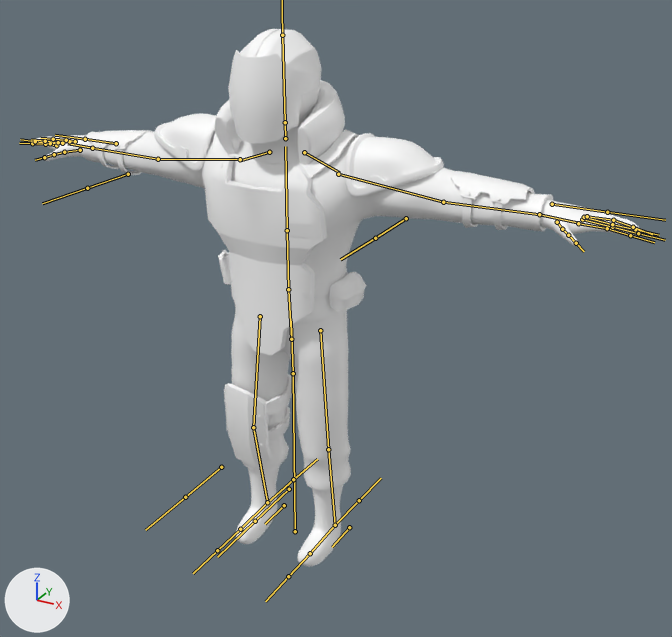
A saved change to the FBX model EnforcerMod_Unity/Enforcer/Assets/FBX/EnforcerV420.fbx.
Camera for both pictures: a 50 mm lens placed at (16.0, -25.7, 22.5), pointed at (2.0, -0.1, 9.7). Lighting does not change. The marker at lower left points along +X, +Y and +Z. Both versions are drawn at frame 1 of the action 'Armature|WalkForward.001'; the numbers are the values there. The bones that bend it are drawn over the model as lines.

In view in the first picture: 'SexBody'.
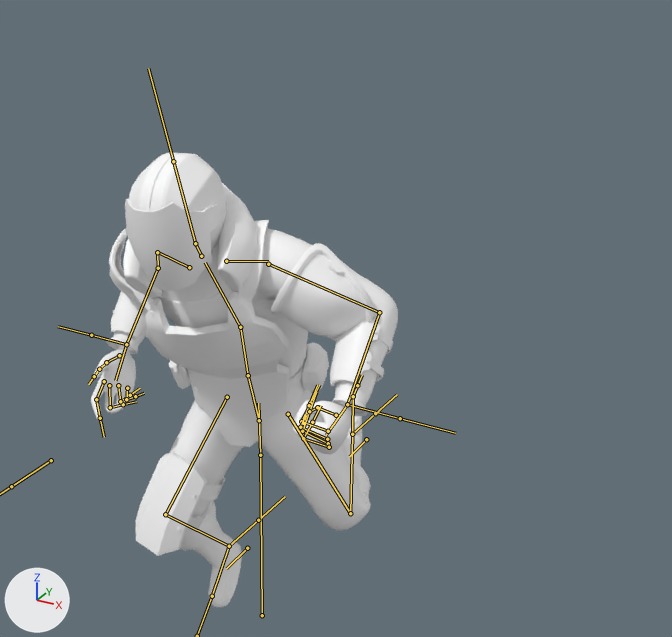
Boxes (x1, y1, x2, y2) around the edits, measured in the pictures (672 x 637 px):
'SexBody', posed (50% narrower, 15% shorter)
    before: (31, 29, 642, 567)
    after: (91, 152, 398, 608)
bone 'Root', root to tip
    before: (295, 531) to (293, 373)
    after: (262, 615) to (260, 455)
bone 'Spine1', root to tip
    before: (291, 339) to (288, 289)
    after: (259, 420) to (248, 375)
bone 'Spine2', root to tip
    before: (288, 289) to (287, 230)
    after: (248, 375) to (240, 327)
bone 'Spine3', root to tip
    before: (287, 230) to (285, 146)
    after: (240, 327) to (205, 262)
bone 'Neck', root to tip
    before: (285, 138) to (285, 122)
    after: (201, 256) to (195, 243)
bone 'Head', root to tip
    before: (285, 122) to (282, 35)
    after: (195, 243) to (173, 161)
bone 'ClavicleR', root to tip
    before: (304, 152) to (339, 172)
    after: (226, 261) to (268, 261)
bone 'ShoulderR', root to tip
    before: (338, 174) to (443, 202)
    after: (268, 264) to (379, 312)
bone 'ElbowR', root to tip
    before: (443, 202) to (539, 214)
    after: (379, 312) to (347, 404)
bone 'HandR', root to tip
    before: (539, 214) to (579, 223)
    after: (347, 404) to (326, 435)
bone 'FingerIndex1R', root to tip
    before: (578, 223) to (607, 228)
    after: (328, 431) to (301, 421)
bone 'FingerIndex2R', root to tip
    before: (607, 228) to (630, 235)
    after: (301, 421) to (310, 403)
bone 'Thumb1R', root to tip
    before: (557, 222) to (562, 229)
    after: (336, 415) to (317, 407)
bone 'Thumb2R', root to tip
    before: (562, 229) to (568, 235)
    after: (317, 407) to (307, 412)
bone 'Thumb3R', root to tip
    before: (568, 235) to (576, 243)
    after: (307, 412) to (303, 423)
bone 'FingerMiddle1R', root to tip
    before: (582, 219) to (612, 227)
    after: (327, 439) to (300, 427)
bone 'FingerMiddle2R', root to tip
    before: (612, 227) to (638, 233)
    after: (300, 427) to (309, 405)
bone 'FingerRing1R', root to tip
    before: (584, 217) to (612, 224)
    after: (328, 443) to (302, 431)
bone 'FingerRing2R', root to tip
    before: (612, 224) to (635, 229)
    after: (302, 431) to (309, 411)
bone 'FingerPinky1R', root to tip
    before: (587, 216) to (613, 220)
    after: (329, 447) to (303, 438)
bone 'FingerPinky2R', root to tip
    before: (613, 220) to (633, 227)
    after: (303, 438) to (312, 422)
bone 'ClavicleL', root to tip
    before: (269, 152) to (240, 160)
    after: (189, 267) to (158, 252)
bone 'ShoulderL', root to tip
    before: (240, 159) to (158, 159)
    after: (157, 252) to (158, 268)
bone 'ElbowL', root to tip
    before: (158, 159) to (92, 148)
    after: (158, 268) to (126, 344)
bone 'HandL', root to tip
    before: (92, 148) to (68, 143)
    after: (126, 344) to (115, 380)
bone 'FingerIndex1L', root to tip
    before: (56, 145) to (45, 144)
    after: (104, 381) to (96, 399)
bone 'FingerIndex2L', root to tip
    before: (45, 144) to (32, 143)
    after: (96, 399) to (100, 418)
bone 'FingerMiddle1L', root to tip
    before: (62, 143) to (50, 143)
    after: (109, 385) to (110, 407)
bone 'FingerMiddle2L', root to tip
    before: (50, 143) to (35, 141)
    after: (110, 407) to (123, 404)
bone 'FingerRing1L', root to tip
    before: (69, 141) to (58, 142)
    after: (118, 385) to (120, 401)
bone 'FingerRing2L', root to tip
    before: (58, 142) to (45, 141)
    after: (120, 401) to (130, 395)
bone 'FingerPinky1L', root to tip
    before: (75, 141) to (66, 140)
    after: (127, 388) to (126, 399)
bone 'FingerPinky2L', root to tip
    before: (66, 140) to (53, 139)
    after: (126, 399) to (135, 396)
bone 'LegR', root to tip
    before: (320, 330) to (328, 449)
    after: (288, 414) to (350, 513)
bone 'KneeR', root to tip
    before: (328, 449) to (335, 525)
    after: (350, 513) to (352, 434)
bone 'FootR', root to tip
    before: (335, 525) to (310, 553)
    after: (352, 434) to (353, 396)
bone 'ToeR', root to tip
    before: (310, 553) to (288, 576)
    after: (353, 396) to (357, 385)
bone 'LegL', root to tip
    before: (260, 316) to (253, 427)
    after: (227, 397) to (165, 514)
bone 'KneeL', root to tip
    before: (253, 427) to (267, 502)
    after: (165, 514) to (229, 546)
bone 'FootL', root to tip
    before: (267, 502) to (240, 529)
    after: (229, 546) to (212, 596)

The edits, one by one:
Bone 'Root' (bone_root) moves from (0.0, 0.0, 0.0) to (0.04, -2.23, 2.54).
Bone 'Root' (bone_root) turns from (0, 0, 0) to (-2, 0, 0) degrees about its own x, y and z.
Bone 'Spine1' (bone_spine1) turns from (0, 0, 0) to (8, 2, 3) degrees about its own x, y and z.
Bone 'Spine2' (bone_spine2) turns from (0, 0, 0) to (11, 21, -5) degrees about its own x, y and z.
Bone 'Spine3' (bone_spine3) turns from (0, 0, 0) to (5, -10, 14) degrees about its own x, y and z.
Bone 'Neck' (bone_neck) turns from (0, 0, 0) to (2, -4, -6) degrees about its own x, y and z.
Bone 'Head' (bone_head) turns from (0, 0, 0) to (-11, -3, -1) degrees about its own x, y and z.
Bone 'ClavicleR' (bone_clavicler) turns from (0, 0, 0) to (17, 3, -3) degrees about its own x, y and z.
Bone 'ShoulderR' (bone_shoulderr) turns from (0, 0, 0) to (3, 74, -46) degrees about its own x, y and z.
Bone 'ElbowR' (bone_elbowr) turns from (0, 0, 0) to (33, -21, 65) degrees about its own x, y and z.
Bone 'HandR' (bone_handr) turns from (0, 0, 0) to (-13, -131, 32) degrees about its own x, y and z.
Bone 'FingerIndex1R' (bone_fingerindex1r) moves from (0.0, 0.0, 0.0) to (0.0, 0.0, 0.01).
Bone 'FingerIndex1R' (bone_fingerindex1r) turns from (0, 0, 0) to (82, -6, 9) degrees about its own x, y and z.
Bone 'FingerIndex2R' (bone_fingerindex2r) turns from (0, 0, 0) to (81, -8, 11) degrees about its own x, y and z.
Bone 'Thumb1R' (bone_thumb1r) turns from (0, 0, 0) to (26, 3, 52) degrees about its own x, y and z.
Bone 'Thumb2R' (bone_thumb2r) turns from (0, 0, 0) to (29, 0, 0) degrees about its own x, y and z.
Bone 'Thumb3R' (bone_thumb3r) turns from (0, 0, 0) to (41, 0, 0) degrees about its own x, y and z.
Bone 'FingerMiddle1R' (bone_fingermiddle1r) moves from (0.0, 0.0, 0.0) to (0.0, 0.03, 0.02).
Bone 'FingerMiddle1R' (bone_fingermiddle1r) turns from (0, 0, 0) to (83, -3, 4) degrees about its own x, y and z.
Bone 'FingerMiddle2R' (bone_fingermiddle2r) turns from (0, 0, 0) to (83, -2, 2) degrees about its own x, y and z.
Bone 'FingerRing1R' (bone_fingerring1r) moves from (0.0, 0.0, 0.0) to (0.0, 0.02, 0.01).
Bone 'FingerRing1R' (bone_fingerring1r) turns from (0, 0, 0) to (83, 1, -2) degrees about its own x, y and z.
Bone 'FingerRing2R' (bone_fingerring2r) turns from (0, 0, 0) to (83, 2, -2) degrees about its own x, y and z.
Bone 'FingerPinky1R' (bone_fingerpinky1r) moves from (0.0, 0.0, 0.0) to (-0.01, -0.05, -0.05).
Bone 'FingerPinky1R' (bone_fingerpinky1r) turns from (0, 0, 0) to (82, 8, -10) degrees about its own x, y and z.
Bone 'FingerPinky2R' (bone_fingerpinky2r) turns from (0, 0, 0) to (82, 8, -10) degrees about its own x, y and z.
Bone 'ClavicleL' (bone_claviclel) turns from (0, 0, 0) to (34, -9, -31) degrees about its own x, y and z.
Bone 'ShoulderL' (bone_shoulderl) turns from (0, 0, 0) to (4, -80, 69) degrees about its own x, y and z.
Bone 'ElbowL' (bone_elbowl) turns from (0, 0, 0) to (24, 23, -87) degrees about its own x, y and z.
Bone 'HandL' (bone_handl) turns from (0, 0, 0) to (-8, 118, 6) degrees about its own x, y and z.
Bone 'FingerIndex1L' (bone_fingerindex1l) turns from (0, 0, 0) to (-15, 0, 0) degrees about its own x, y and z.
Bone 'FingerIndex2L' (bone_fingerindex2l) turns from (0, 0, 0) to (45, 0, 0) degrees about its own x, y and z.
Bone 'FingerMiddle1L' (bone_fingermiddle1l) moves from (0.0, 0.0, 0.0) to (-0.02, 0.06, -0.05).
Bone 'FingerMiddle1L' (bone_fingermiddle1l) turns from (0, 0, 0) to (2, 8, 11) degrees about its own x, y and z.
Bone 'FingerMiddle2L' (bone_fingermiddle2l) turns from (0, 0, 0) to (103, 0, 0) degrees about its own x, y and z.
Bone 'FingerRing1L' (bone_fingerring1l) moves from (0.0, 0.0, 0.0) to (0.0, 0.01, -0.01).
Bone 'FingerRing1L' (bone_fingerring1l) turns from (0, 0, 0) to (23, 12, 6) degrees about its own x, y and z.
Bone 'FingerRing2L' (bone_fingerring2l) turns from (0, 0, 0) to (89, 0, 0) degrees about its own x, y and z.
Bone 'FingerPinky1L' (bone_fingerpinky1l) moves from (0.0, 0.0, 0.0) to (0.01, -0.03, 0.06).
Bone 'FingerPinky1L' (bone_fingerpinky1l) turns from (0, 0, 0) to (28, 12, 6) degrees about its own x, y and z.
Bone 'FingerPinky2L' (bone_fingerpinky2l) turns from (0, 0, 0) to (72, -4, 3) degrees about its own x, y and z.
Bone 'LegR' (bone_legr) turns from (0, 0, 0) to (18, 13, -15) degrees about its own x, y and z.
Bone 'KneeR' (bone_kneer) turns from (0, 0, 0) to (74, -24, 32) degrees about its own x, y and z.
Bone 'FootR' (bone_footr) turns from (0, 0, 0) to (102, -1, -8) degrees about its own x, y and z.
Bone 'ToeR' (bone_toer) turns from (0, 0, 0) to (29, 4, 7) degrees about its own x, y and z.
Bone 'LegL' (bone_legl) turns from (0, 0, 0) to (-29, -3, 13) degrees about its own x, y and z.
Bone 'KneeL' (bone_kneel) turns from (0, 0, 0) to (58, 14, -25) degrees about its own x, y and z.
Bone 'FootL' (bone_footl) turns from (0, 0, 0) to (4, 0, 2) degrees about its own x, y and z.
